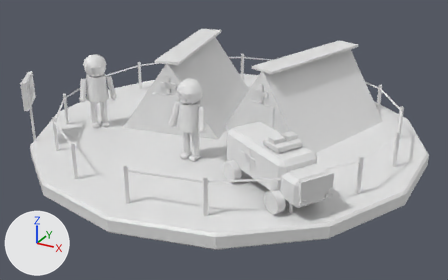
Before and after pictures for a commit that changed the FBX model unity/Assets/Resources/Buildings/quarantine.fbx.
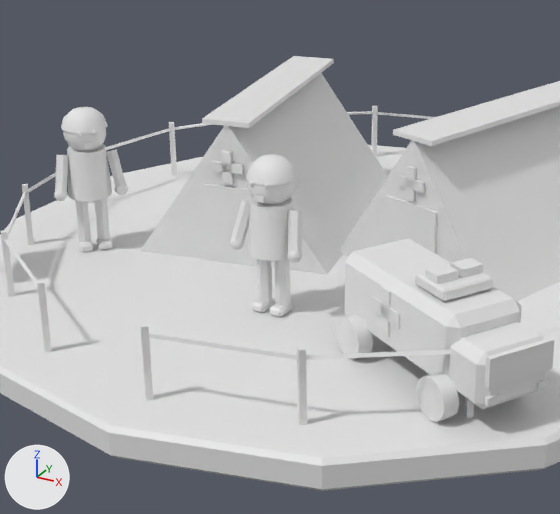
There are two pictures of each version: one whole from a 50 mm lens placed at (1.346, -2.493, 1.262), pointed at (0.016, -0.074, 0.052), one close up on the part from 12% to 75% of the width and 0% to 93% of the height. Arrows for +X, +Y and +Z are at lower left; the lights stay in place. The first two pictures are the older version.

The first close-up shows 'quarantine'.
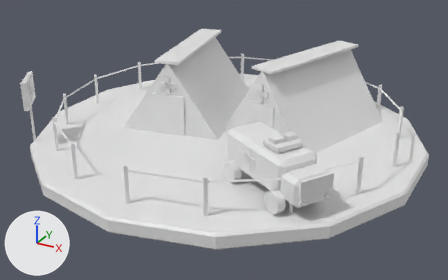
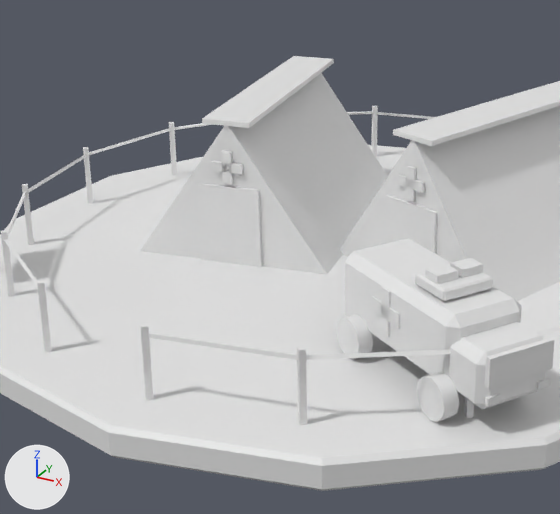
Changed parts and their boxes [x1, y1, x2, y2] in the close-ups (560 x 514 px):
part 1 of me_quarantine, deleted
    before: [54, 107, 302, 317]

Patch to the scene script:
```diff
--- a/unity/Assets/Resources/Buildings/quarantine.fbx.py
+++ b/unity/Assets/Resources/Buildings/quarantine.fbx.py
@@ me_quarantine @@
 # used by ob_quarantine; location = (0.0, 0.0, 0.0); rotation_euler = (1.571, 0.0, 0.0), in degrees (90, 0, 0)
-me_quarantine.from_pydata(...)  # 1652 vertices, 1521 faces; spans x -0.93..0.93, y 0.0..0.44, z -0.95..0.95
+me_quarantine.from_pydata(...)  # 622 vertices, 485 faces; spans x -0.93..0.93, y 0.0..0.44, z -0.95..0.95
+# me_quarantine part 1: 34 loose pieces with 1030 vertices, spanning x -0.66..0.09, y 0.07..0.44, z 0.19..0.41, are deleted
```
